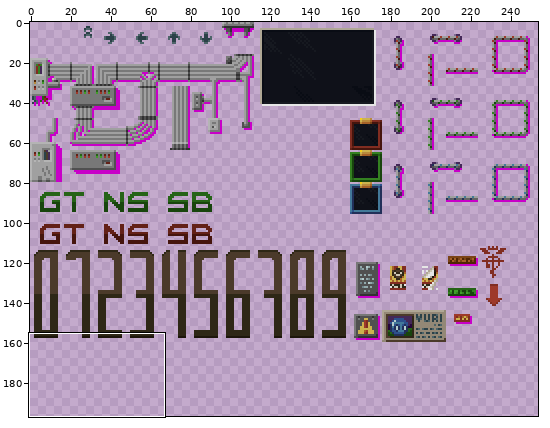
Sprite sheet -- assets/tileset/Decals.png. Above, an overview of the earlier version with the close-up marked.
Close-up. Before the commit:
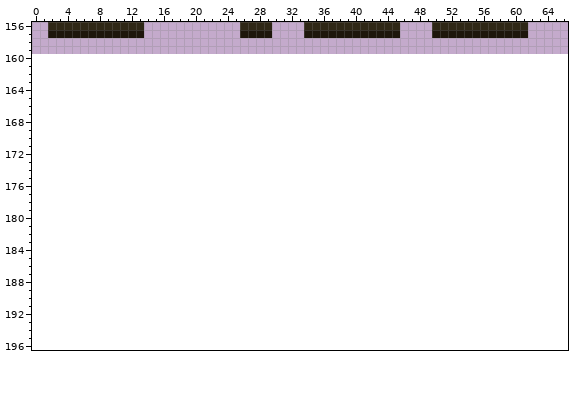
The file is 256x160 pixels. Shown: x 0..66, y 156..196. The old version is drawn lined up with the new one, on the new canvas. The wide view leaves out empty margins.
After the commit:
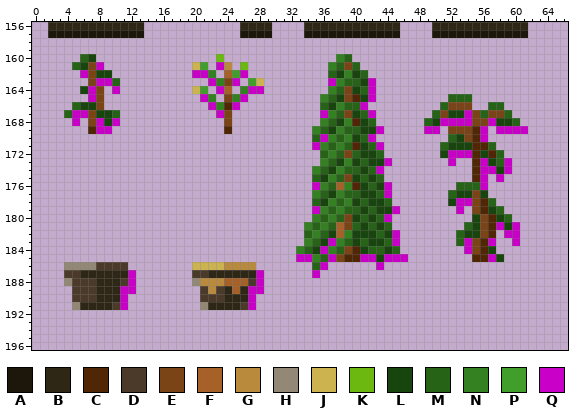
Palette (. is transparent): A #1d160b  B #2e2716  C #502604  D #4b3a2a  E #7b4416  F #a66128  G #b98a3c  H #938876  J #ccb34f  K #6cb810  L #18450d  M #266317  N #348121  P #419e2a  Q #c800c8
Edits made:
canvas 256x160 -> 256x224
y 160: x 6..7 .. -> ML; x 23 . -> K; x 38..39 .. -> NM
y 161: x 5..8 .... -> MLEQ; x 20..21 .. -> JP; x 23..24 .. -> QG; x 26 . -> K; x 37..40 .... -> NMEM
y 162: x 6..9 .... -> QELL; x 20..22 ... -> QQN; x 24..26 ... -> FPQ; x 37..41 ..... -> MLNLM
y 163: x 7..10 .... -> EQQM; x 22..25 .... -> QNEQ; x 27..28 .. -> PJ; x 37..42 ...... -> QNMMLQ
y 164: x 6..8 ... -> LQE; x 10 . -> Q; x 20..21 .. -> JP; x 23..24 .. -> QF; x 26..28 ... -> NQQ; x 37..42 ...... -> NMELMQ
y 165: x 7..8 .. -> QE; x 21..22 .. -> QN; x 24..26 ... -> ENQ; x 36..42 ....... -> NMLECLQ; x 52..54 ... -> MMM
y 166: x 5..8 .... -> MLLE; x 22..25 .... -> QNCQ; x 36..41 ...... -> MLNMMQ; x 51..54 .... -> MEEE; x 57..58 .. -> MM
y 167: x 4..10 ....... -> MQQELLM; x 23..24 .. -> QE; x 36..42 ....... -> QNMELMQ; x 50..59 .......... -> MELLQEMEEM
y 168: x 5 . -> Q; x 7..10 .... -> EQLQ; x 24 . -> E; x 36..42 ....... -> NMLNCLM; x 49..60 ............ -> MLQQQQEEQLLM
y 169: x 7..9 ... -> CQQ; x 24 . -> C; x 35..43 ......... -> NMLNMMLLQ; x 49..50 .. -> QQ; x 52..56 ..... -> EEECQ; x 58..61 .... -> QQQQ
y 170: x 35..42 ........ -> MQNMNLMQ; x 52..56 ..... -> MLECQ
y 171: x 35..43 ......... -> QNMNMCLMQ; x 51..57 ....... -> MLLLCCM
y 172: x 36..43 ........ -> MNMEMLLM; x 51..58 ........ -> LQQQCLCM
y 173: x 36..44 ......... -> NMLNLMLLQ; x 52 . -> Q; x 55..59 ..... -> CQLMQ
y 174: x 35..43 ......... -> NMLNMMLMQ; x 55..59 ..... -> CQQLQ
y 175: x 35..43 ......... -> MLNMELMLM; x 55..56 .. -> CQ; x 58 . -> Q
y 176: x 35..44 .......... -> QNMFNCLMLQ; x 53..56 .... -> MMMQ
y 177: x 35..44 .......... -> NMLNMMLLMQ; x 52..56 ..... -> MLLEL
y 178: x 35..44 .......... -> MLNMNLMLLM; x 52..57 ...... -> LQQECM
y 179: x 35..45 ........... -> QNMNMMLMLLQ; x 53 . -> Q; x 55..58 .... -> ECLM
y 180: x 35..44 .......... -> NMNMELMLMQ; x 55..59 ..... -> LECLM
y 181: x 34..44 ........... -> NMNMFEMLMLM; x 54..60 ....... -> MLECQLQ
y 182: x 34..45 ............ -> MNMLFNLLLMLQ; x 53..57 ..... -> MLLEC; x 59..60 .. -> QQ
y 183: x 34..45 ............ -> NMLQNMLMLLMQ; x 53..57 ..... -> MQECQ; x 60 . -> Q
y 184: x 33..45 ............. -> NMLQNMECLMMLM; x 54..57 .... -> QECL
y 185: x 33..46 .............. -> QQNMQECCQQLQQQ; x 55..58 .... -> CCQL
y 186: x 4..11 ........ -> HHHHDDDD; x 20..27 ........ -> JJJJGGGG; x 35..36 .. -> MQ; x 43 . -> Q
y 187: x 4..12 ......... -> DDBBBBBBQ; x 20..28 ......... -> DDBBBBBBQ; x 35 . -> Q
y 188: x 4..12 ......... -> HDDDBBBDQ; x 20..28 ......... -> HGGGFFFDQ
y 189: x 5..12 ........ -> DDDBBBQQ; x 21..28 ........ -> DGDBFBQQ
y 190: x 5..11 ....... -> DDDBBBQ; x 21..27 ....... -> DDDBBBQ
y 191: x 5..11 ....... -> HBBBBDQ; x 21..27 ....... -> HBBBBDQ
